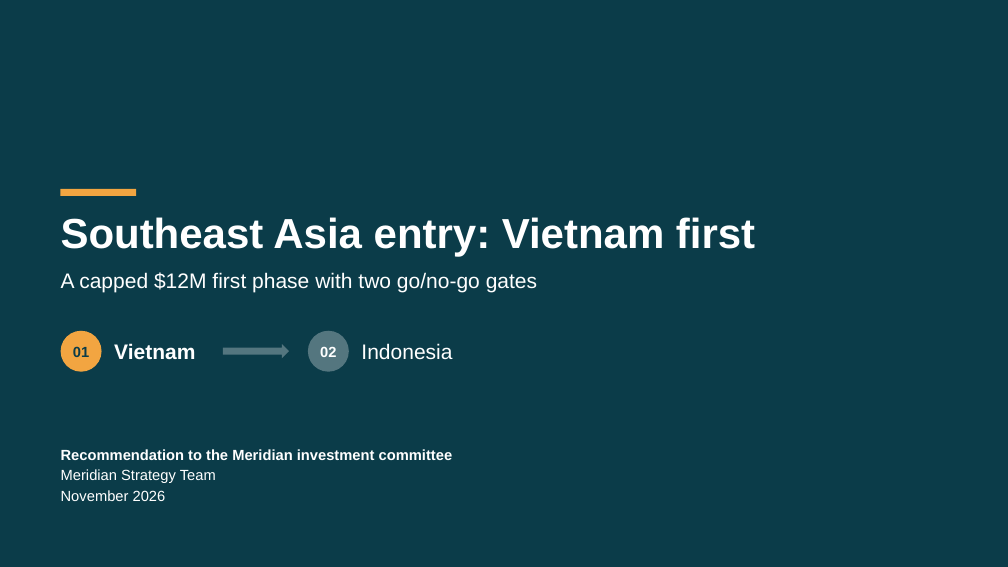
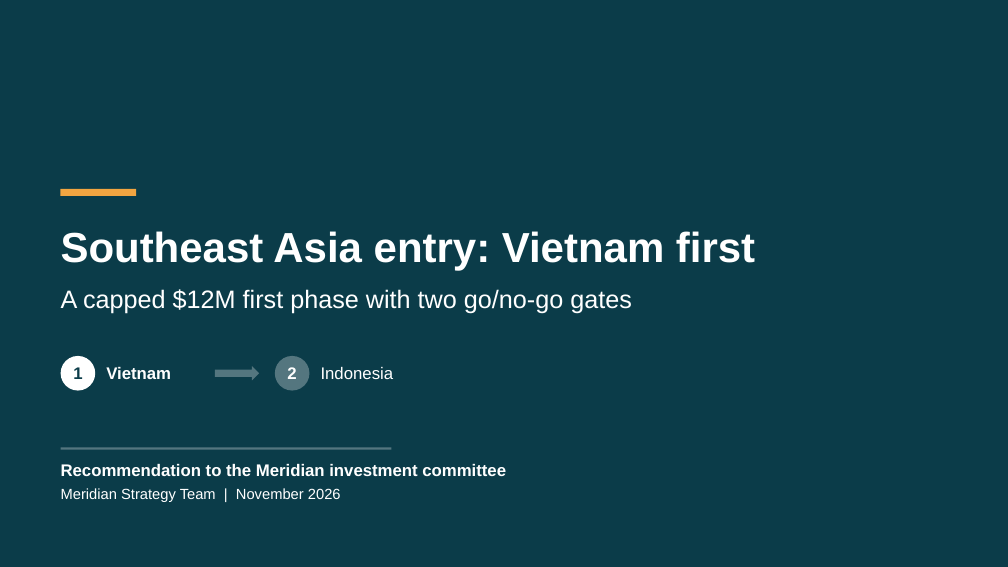
Before and after one commit to mperaltajr/skills, a slide deck: slide 1 of Slide-Lab-Example-Deck.pptx. Drawn at 1008x567 pixels with LibreOffice and Linux fonts; fonts in the diff are those of the drawing. Boxes give left, top, right and bottom in pixels: in the first picture for what was removed or moved away, otherwise in the second. Text is boxed around its words. In the diff, an @@ line names an element or a change of style, - is before the commit and + after.

```diff
--- a/Slide-Lab-Example-Deck.pptx
+++ b/Slide-Lab-Example-Deck.pptx
@@ text "Southeast Asia entry: Vietnam first" moved from (x1=61, y1=217, x2=755, y2=256) to (x1=61, y1=231, x2=755, y2=271) @@
@@ text "A capped $12M first phase ..." moved from (x1=61, y1=272, x2=537, y2=293) to (x1=61, y1=289, x2=632, y2=314) @@
@@ text "A capped $12M first phase ..." at (x1=61, y1=289, x2=632, y2=314): size 20 to 24 pt @@
@@ ellipse resized from (x1=60, y1=331, x2=101, y2=372) to (x1=60, y1=356, x2=95, y2=391) @@
@@ ellipse at (x1=60, y1=356, x2=95, y2=391): fill #F2A541 to #FFFFFF @@
@@ text "Vietnam" moved from (x1=114, y1=343, x2=195, y2=360) to (x1=106, y1=367, x2=171, y2=379) @@
@@ text "Vietnam" at (x1=106, y1=367, x2=171, y2=379): size 20 to 16 pt @@
@@ ellipse resized from (x1=308, y1=331, x2=349, y2=372) to (x1=275, y1=356, x2=310, y2=391) @@
@@ text "Indonesia" at (x1=321, y1=367, x2=394, y2=379): size 20 to 16 pt @@
@@ text "Indonesia" moved from (x1=361, y1=343, x2=452, y2=360) to (x1=321, y1=367, x2=394, y2=379) @@
@@ text at (x1=73, y1=367, x2=82, y2=379): text changed; size 14 to 16 pt @@
-01
+1
@@ right arrow resized from (x1=223, y1=344, x2=290, y2=358) to (x1=215, y1=366, x2=259, y2=380) @@
@@ text at (x1=287, y1=367, x2=296, y2=379): text changed; size 14 to 16 pt @@
-02
+2
@@ rectangle added at (x1=60, y1=448, x2=392, y2=450), fill #54767F @@
@@ text "Recommendation to the Meridian investment ..." moved from (x1=61, y1=449, x2=453, y2=460) to (x1=61, y1=464, x2=506, y2=476) @@
@@ text "Recommendation to the Meridian investment ..." at (x1=61, y1=464, x2=506, y2=476): size 14 to 16 pt @@
@@ text removed at (x1=61, y1=469, x2=216, y2=483) @@
-Meridian Strategy Team
@@ text at (x1=61, y1=488, x2=341, y2=502): text changed @@
-November 2026
+Meridian Strategy Team | November 2026
```
Also in this commit, not shown: 9 other slides changed, 11 other files.
